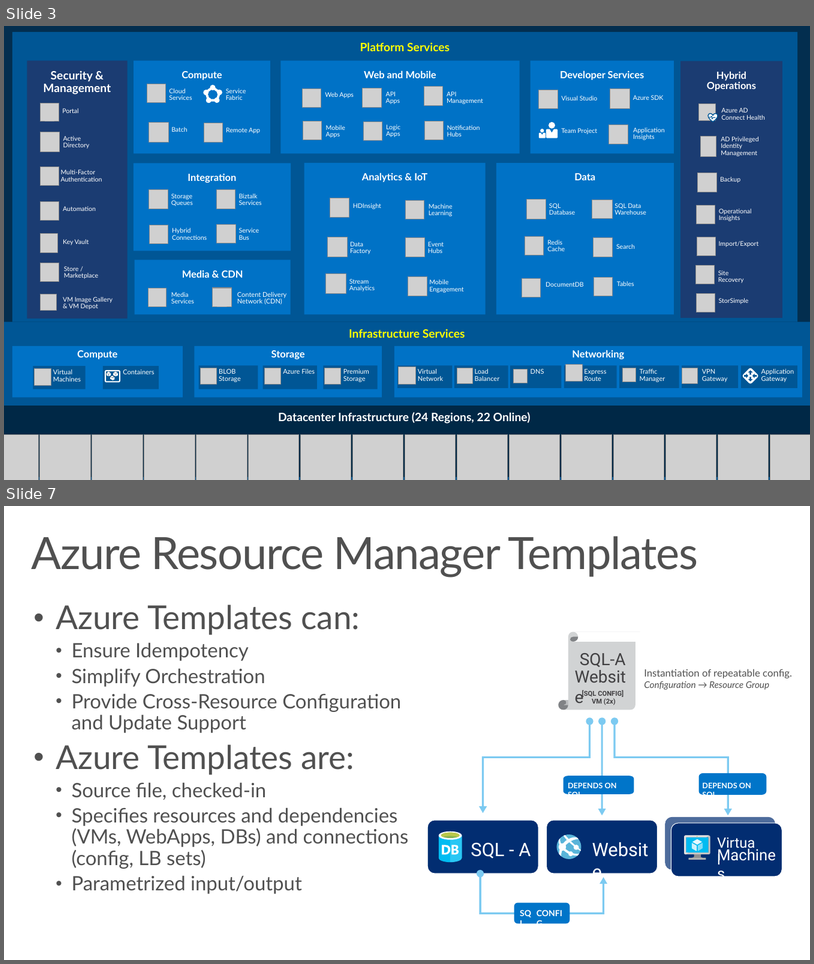
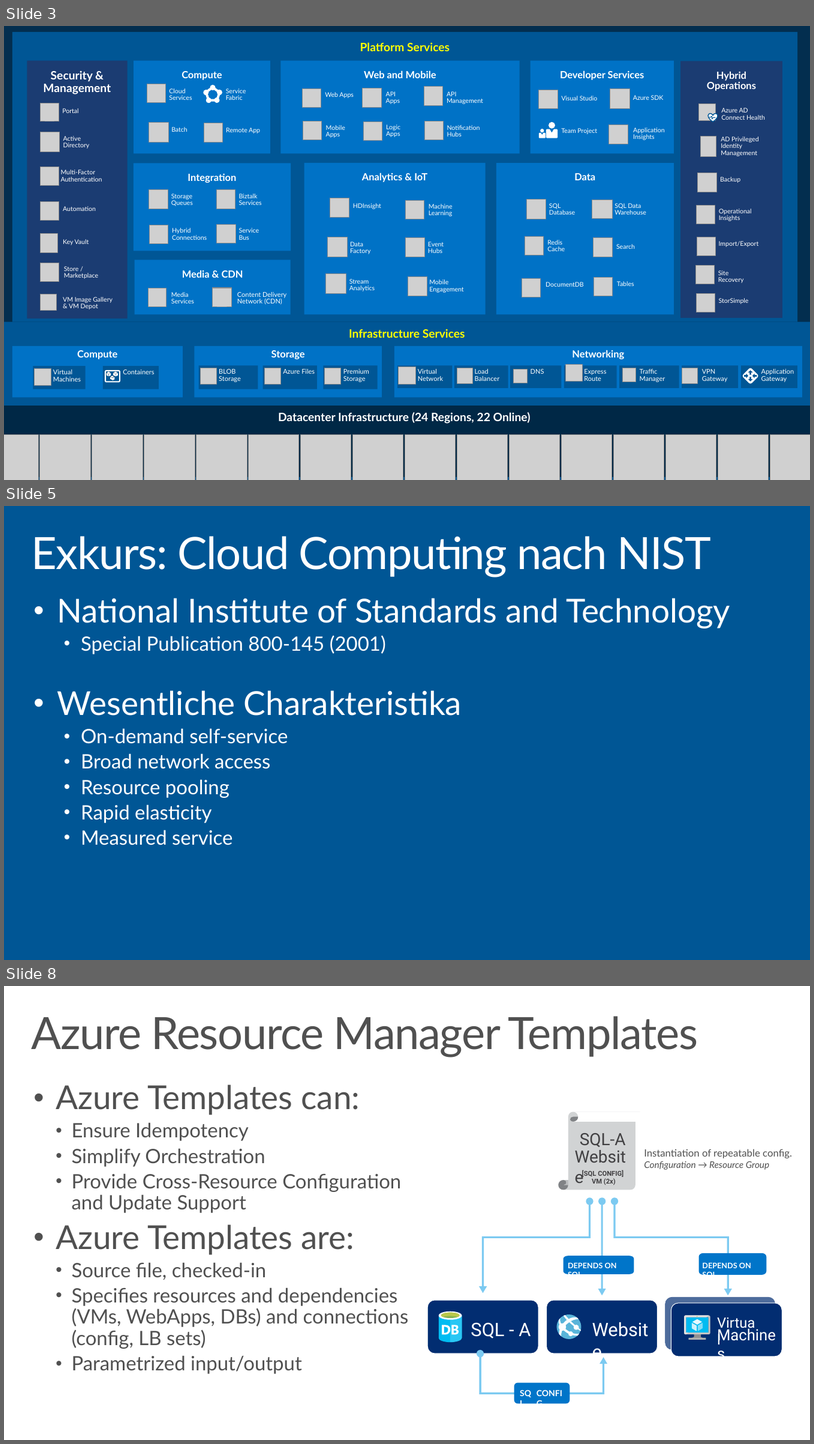
Before and after one commit to pkirch/hybridit15, a slide deck: Modul1/FY16Q2 Azure Intro (Hybrid IT 2015).pptx. Shown one above the other, each under a label of ours: slides 3 and 7 before the commit, slides 3, 5 and 8 after it; the slides between them are not shown. The pictures are 814x964 and 814x1444 pixels, drawn with LibreOffice and Linux fonts; fonts in the diff are those of the drawing; grey boxes stand for pictures; background and template pictures are left out. Boxes give left, top, right and bottom in pixels: in the first picture for what was removed or moved away, otherwise in the second. Text is boxed around its words. In the diff, an @@ line names an element or a change of style, - is before the commit and + after.

```diff
--- a/Modul1/FY16Q2 Azure Intro (Hybrid IT 2015).pptx
+++ b/Modul1/FY16Q2 Azure Intro (Hybrid IT 2015).pptx
@@ slide 5 added at (x1=4, y1=506, x2=810, y2=960), background #005694 @@
@@ title added at (x1=31, y1=536, x2=711, y2=577), 54 pt, text #FFFFFF @@
+Exkurs: Cloud Computing nach NIST
@@ text added at (x1=57, y1=598, x2=731, y2=845), 24 pt, text #FFFFFF @@
+• National Institute of Standards and Technology
+  • Special Publication 800-145 (2001)
+• Wesentliche Charakteristika
+  • On-demand self-service
+  • Broad network access
+  • Resource pooling
+  • Rapid elasticity
+  • Measured service
@@ what was slide 7 is now slide 8 @@
```
Also in this commit, not shown: 2 slides changed, 2 other slides added, 2 slides removed.
